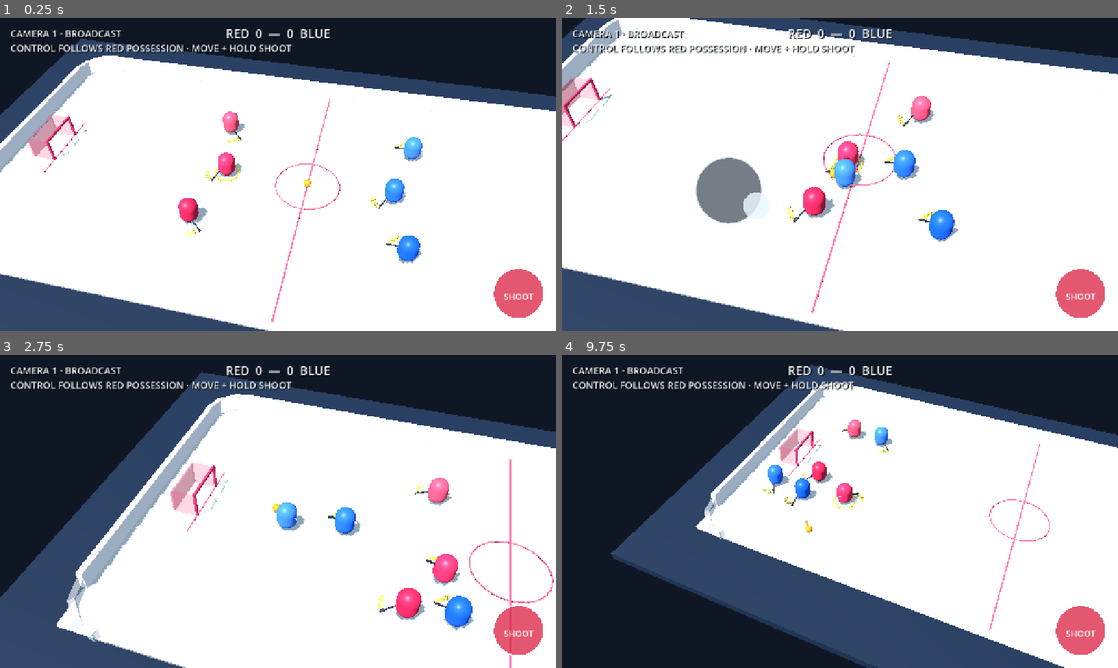
Above: before the commit, frames 1-4 (two rows, left to right).
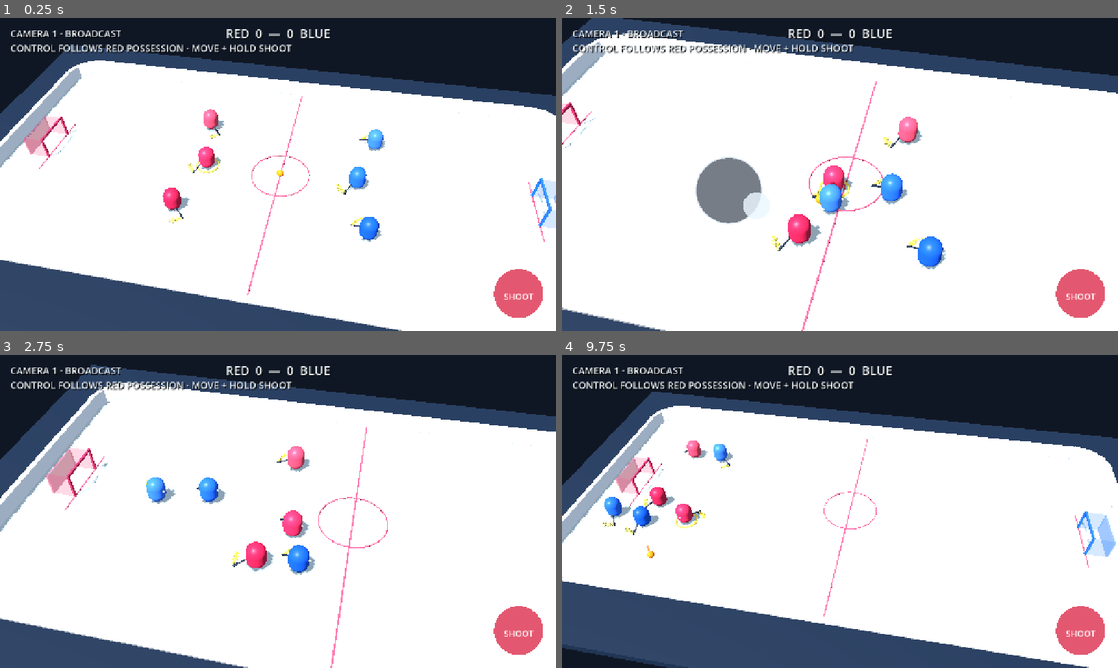
Above: after the commit, the same moments.

Repository: dylanwatsonsoftware/floorball-frenzy-3d
Game: Godot game, scene res://scenes/app/main.tscn
The game is run twice, just before and just after one commit, with the same random seed, the same clock (stepped at 60 frames per second) and the same inputs.
Inputs (mouse positions are in pixels of both pictures, inside the frame that each line leads up to):
- Up to frame 1 (0.25 s): no input
- Up to frame 2 (1.5 s): tap Enter at 0.5 s; move the mouse to (962, 158) at 0.52 s; hold D (move_right) 0.53-1.25 s; tap Shift (dash) at 0.6 s; click (962, 158) at 0.67 s; drag from (728, 190) to (812, 237) at 1.27 s
- Up to frame 3 (2.75 s): move the mouse to (333, 442) at 2.02 s; hold D (move_right) from 2.03 s (still down); tap 1 at 2.1 s
- Up to frame 4 (9.75 s): release D (move_right) at 2.75 s; drag from (812, 574) to (673, 464) at 2.77 s; move the mouse to (1006, 558) at 3.52 s; hold A (move_left) 3.53-4.25 s; tap 3 at 3.6 s; drag from (673, 464) to (756, 433) at 4.27 s; move the mouse to (867, 511) at 5.02 s; hold S (move_down) 5.03-5.75 s; hold Space (shoot) 5.03-5.75 s; click (867, 511) at 5.17 s; drag from (756, 433) to (728, 527) at 5.77 s; move the mouse to (962, 495) at 6.52 s; hold W (move_up) 6.53-7.25 s; tap 2 at 6.6 s; drag from (728, 527) to (812, 574) at 7.27 s; move the mouse to (895, 442) at 8.02 s; hold S (move_down) 8.03-8.75 s; tap Shift (dash) at 8.1 s; drag from (812, 574) to (673, 464) at 8.77 s; move the mouse to (1006, 558) at 9.52 s; hold W (move_up) from 9.53 s (still down); tap 1 at 9.6 s; click (1006, 558) at 9.67 s

The runs differ from the first frame. In frame 1, 11% of the frame differs, in the area x 0-100%, y 6-100%; in frame 2, 19%; in frame 3, 28%; in frame 4, 43%, in the area x 0-100%, y 3-100%.
Error in both runs: Cannot call method 'call' on a null value. (res://scripts/gameplay/ball_controller.gd:162)

Commit message:
fix: smooth action camera tracking and zoom

Diff:
--- a/scripts/presentation/action_camera.gd
+++ b/scripts/presentation/action_camera.gd
@@ -2,10 +2,13 @@
 extends RefCounted
 
 const NORMAL_OFFSET := Vector3(4.0, 18.5, 18.0)
-const CHARGE_OFFSET := Vector3(2.0, 27.0, 27.5)
+const CHARGE_OFFSET := Vector3(6.0, 27.75, 27.0)
 const NORMAL_FOV := 34.0
 const CHARGE_FOV := 46.0
 const RED_GOAL_FRAMING := Vector3(-5.5, 0.3, 0.0)
+const FOLLOW_DEAD_ZONE := 0.9
+const FOLLOW_RATE := 2.8
+const CHARGE_PULLBACK_RATE := 2.4
 
 
 static func frame(ball_position: Vector3, action_actor_position: Vector3, charging: bool, charge_ratio: float) -> Dictionary:
@@ -25,3 +28,16 @@
 		"position": target + offset,
 		"fov": lerpf(NORMAL_FOV, CHARGE_FOV, pullback),
 	}
+
+
+static func follow_target(current_target: Vector3, desired_target: Vector3) -> Vector3:
+	var planar_delta := Vector2(desired_target.x - current_target.x, desired_target.z - current_target.z)
+	if planar_delta.length() <= FOLLOW_DEAD_ZONE:
+		return Vector3(current_target.x, desired_target.y, current_target.z)
+	var overflow := planar_delta.normalized() * (planar_delta.length() - FOLLOW_DEAD_ZONE)
+	return Vector3(current_target.x + overflow.x, desired_target.y, current_target.z + overflow.y)
+
+
+static func transition_blend(delta: float, pulling_back: bool) -> float:
+	var rate := CHARGE_PULLBACK_RATE if pulling_back else FOLLOW_RATE
+	return 1.0 - exp(-maxf(0.0, delta) * rate)
--- a/scripts/presentation/greybox_arena.gd
+++ b/scripts/presentation/greybox_arena.gd
@@ -15,6 +15,10 @@
 var _camera_kick_tween: Tween
 var _field_players: Array[CharacterBody3D] = []
 var _follow_action_camera := true
+var _camera_follow_target := Vector3.ZERO
+var _camera_look_target := Vector3.ZERO
+var _camera_tracking_initialized := false
+var _camera_charge_pullback := 0.0
 
 
 func _ready() -> void:
@@ -32,13 +36,23 @@
 	var action_actor := _action_actor(ball)
 	var actor_position := ball.global_position if action_actor == null else action_actor.global_position
 	var charge_ratio := float(ball.call("get_shot_charge_ratio")) if ball.has_method("get_shot_charge_ratio") else 0.0
-	var frame: Dictionary = ActionCameraScript.frame(ball.global_position, actor_position, charge_ratio > 0.0, charge_ratio)
-	var blend := 1.0 - exp(-delta * 4.8)
+	var pulling_back := charge_ratio > _camera_charge_pullback
+	_camera_charge_pullback = lerpf(_camera_charge_pullback, charge_ratio, ActionCameraScript.transition_blend(delta, pulling_back))
+	var frame: Dictionary = ActionCameraScript.frame(ball.global_position, actor_position, _camera_charge_pullback > 0.001, _camera_charge_pullback)
+	if not _camera_tracking_initialized:
+		_camera_follow_target = frame.target
+		_camera_look_target = frame.target
+		_camera_tracking_initialized = true
+	var dead_zone_target: Vector3 = ActionCameraScript.follow_target(_camera_follow_target, frame.target)
+	var blend: float = ActionCameraScript.transition_blend(delta, false)
+	_camera_follow_target = _camera_follow_target.lerp(dead_zone_target, blend)
+	var offset: Vector3 = frame.position - frame.target
+	frame.target = _camera_follow_target
+	frame.position = _camera_follow_target + offset
 	_camera.global_position = _camera.global_position.lerp(frame.position, blend)
 	_camera.fov = lerpf(_camera.fov, float(frame.fov), blend)
-	var current_forward_target := _camera.global_position + -_camera.global_basis.z * 20.0
-	var smooth_target := current_forward_target.lerp(frame.target, blend)
-	_camera.look_at(smooth_target, Vector3.UP)
+	_camera_look_target = _camera_look_target.lerp(frame.target, blend)
+	_camera.look_at(_camera_look_target, Vector3.UP)
 
 
 func _action_actor(ball: MeshInstance3D) -> CharacterBody3D:
@@ -529,6 +543,10 @@
 	_camera.position = preset.position
 	_camera.fov = preset.fov
 	_camera.look_at(preset.target, Vector3.UP)
+	_camera_follow_target = preset.target
+	_camera_look_target = preset.target
+	_camera_tracking_initialized = true
+	_camera_charge_pullback = 0.0
 	if _camera_label != null:
 		_camera_label.text = "CAMERA %d · %s\nCONTROL FOLLOWS RED POSSESSION · MOVE + HOLD SHOOT" % [index + 1, preset.name.to_upper()]
 
--- a/tests/action_camera_test.gd
+++ b/tests/action_camera_test.gd
@@ -25,6 +25,29 @@
 	if charged.target.x > -1.0:
 		fail("At full charge the framing must include enough of the red half to reveal the player's own goal; target=%s" % charged.target)
 		return
+	var neutral_view: Vector3 = (neutral.target - neutral.position).normalized()
+	var charged_view: Vector3 = (charged.target - charged.position).normalized()
+	if neutral_view.dot(charged_view) < 0.9999:
+		fail("Charge pullback must preserve the camera angle so screen-space shot direction does not rotate; neutral=%s charged=%s" % [neutral_view, charged_view])
+		return
+
+	if not camera_logic.has_method("follow_target") or not camera_logic.has_method("transition_blend"):
+		fail("Action tracking needs explicit dead-zone and transition timing behavior")
+		return
+	var current_target := Vector3(2.0, 0.3, 1.0)
+	var tiny_motion: Vector3 = camera_logic.follow_target(current_target, current_target + Vector3(0.45, 0.0, 0.25))
+	if not tiny_motion.is_equal_approx(current_target):
+		fail("Small action movement must remain inside a natural camera dead-zone instead of being tracked mechanically; got %s" % tiny_motion)
+		return
+	var large_motion: Vector3 = camera_logic.follow_target(current_target, current_target + Vector3(4.0, 0.0, 0.0))
+	if large_motion.x <= current_target.x or large_motion.x >= current_target.x + 4.0:
+		fail("Large action movement must pull the camera after consuming the dead-zone; got %s" % large_motion)
+		return
+	var old_snap_blend := 1.0 - exp(-0.1 * 4.8)
+	var charge_blend: float = camera_logic.transition_blend(0.1, true)
+	if charge_blend >= old_snap_blend * 0.65:
+		fail("Charge pullback must be substantially slower than the old jarring camera transition; old=%s new=%s" % [old_snap_blend, charge_blend])
+		return
 
 	var clamped: Dictionary = camera_logic.frame(Vector3(30.0, 0.2, 20.0), Vector3(30.0, 0.75, 20.0), false, 0.0)
 	if clamped.target.x > 13.5 or clamped.target.z > 5.5:
